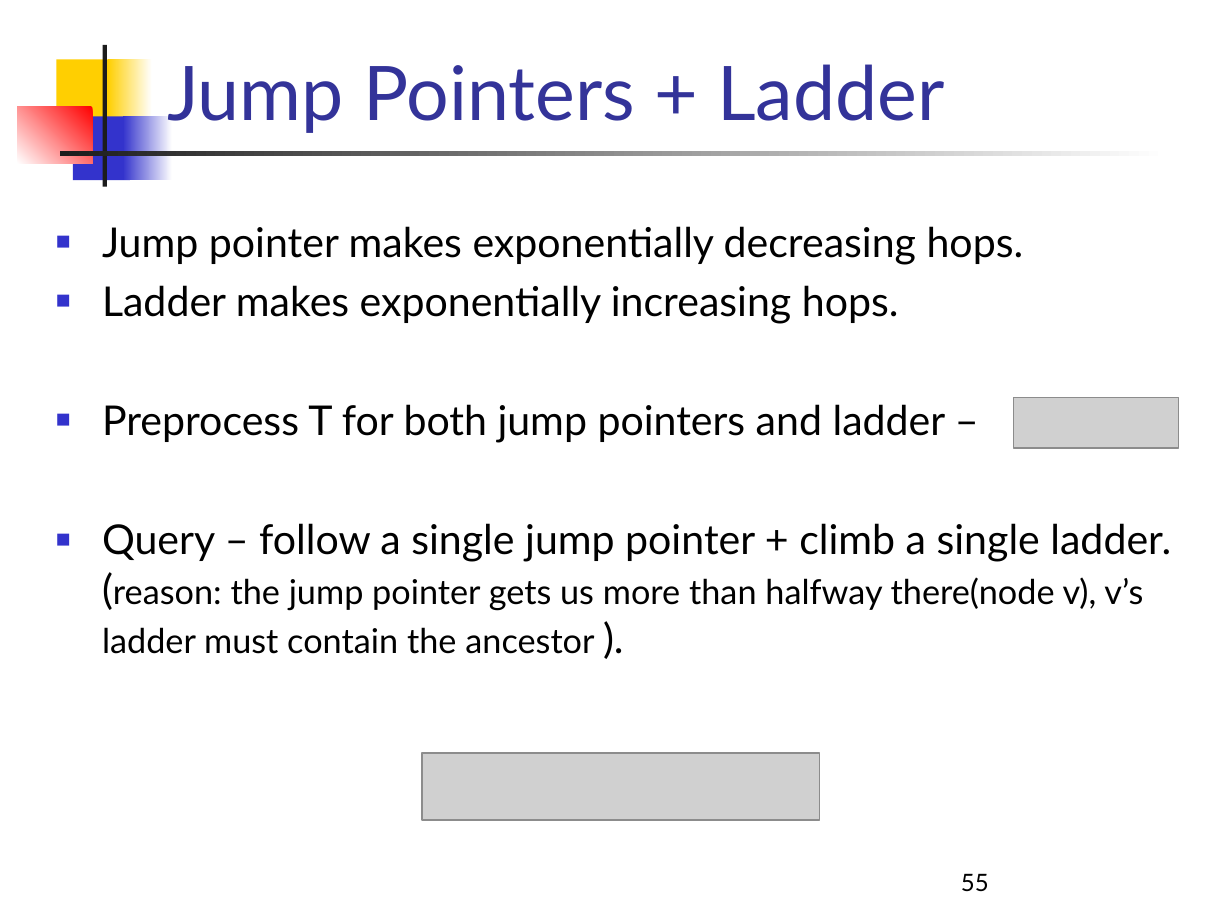
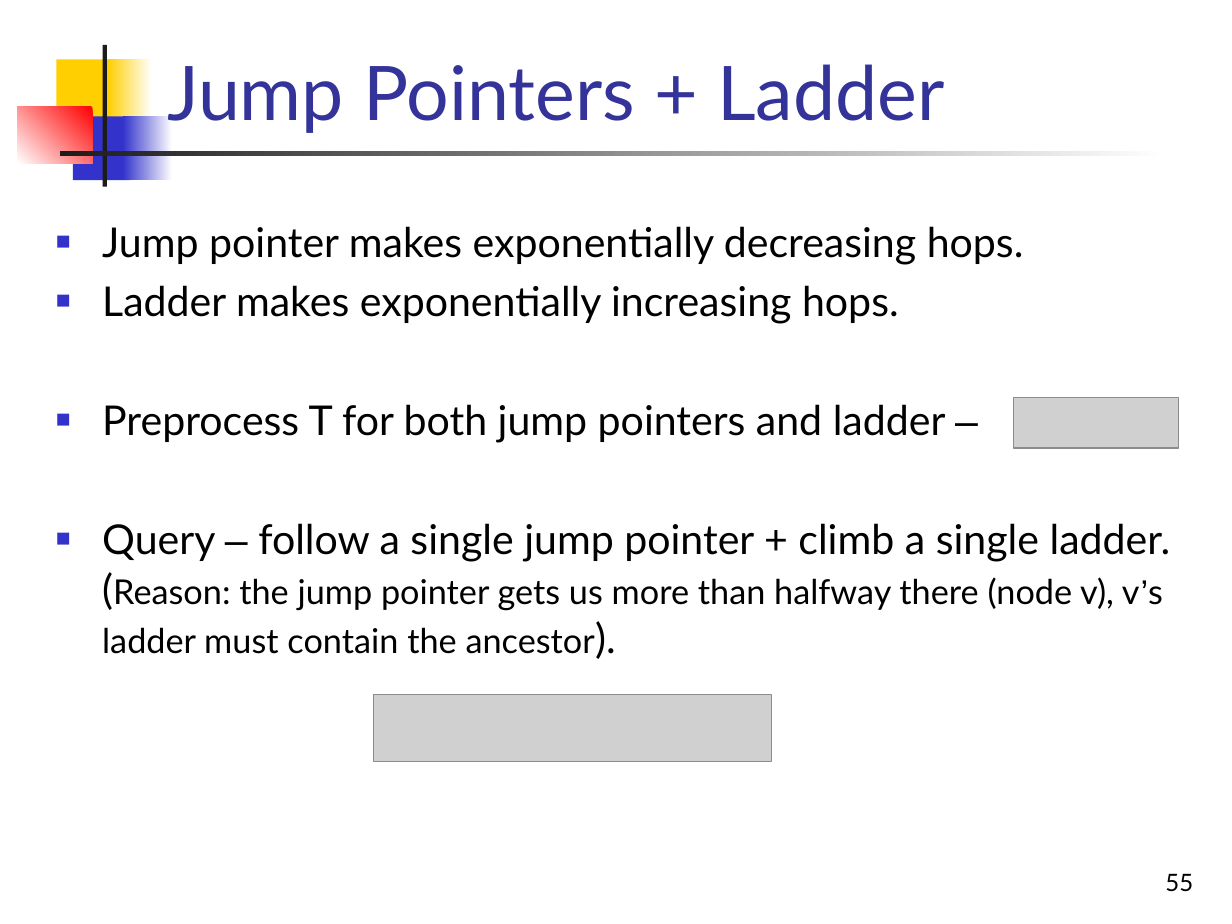
Before and after one commit to pamd/foo, a slide deck: slide 55 of faq/geometry/RMQ_LCA/LCA-seminar-modified.ppt. Drawn at 1232x924 pixels with LibreOffice and Linux fonts; fonts in the diff are those of the drawing; grey boxes stand for pictures. Boxes give left, top, right and bottom in pixels: in the first picture for what was removed or moved away, otherwise in the second. Text is boxed around its words. In the diff, an @@ line names an element or a change of style, - is before the commit and + after.

```diff
--- a/faq/geometry/RMQ_LCA/LCA-seminar-modified.ppt
+++ b/faq/geometry/RMQ_LCA/LCA-seminar-modified.ppt
@@ text at (102,523,1171,654): text changed @@
-■ Query – follow a single jump pointer + climb a single ladder. (reason: the jump pointer gets us more than halfway there(node v), v’s ladder must contain the ancestor ).
+■ Query – follow a single jump pointer + climb a single ladder. (Reason: the jump pointer gets us more than halfway there (node v), v’s ladder must contain the ancestor).
@@ picture: place and size @@
-picture at (423,753,821,819)
+picture at (373,695,771,761)
@@ page number at (1165,873,1193,892): alignment left to right @@
```
Also in this commit, not shown: 55 other slides changed, 11 other files.
